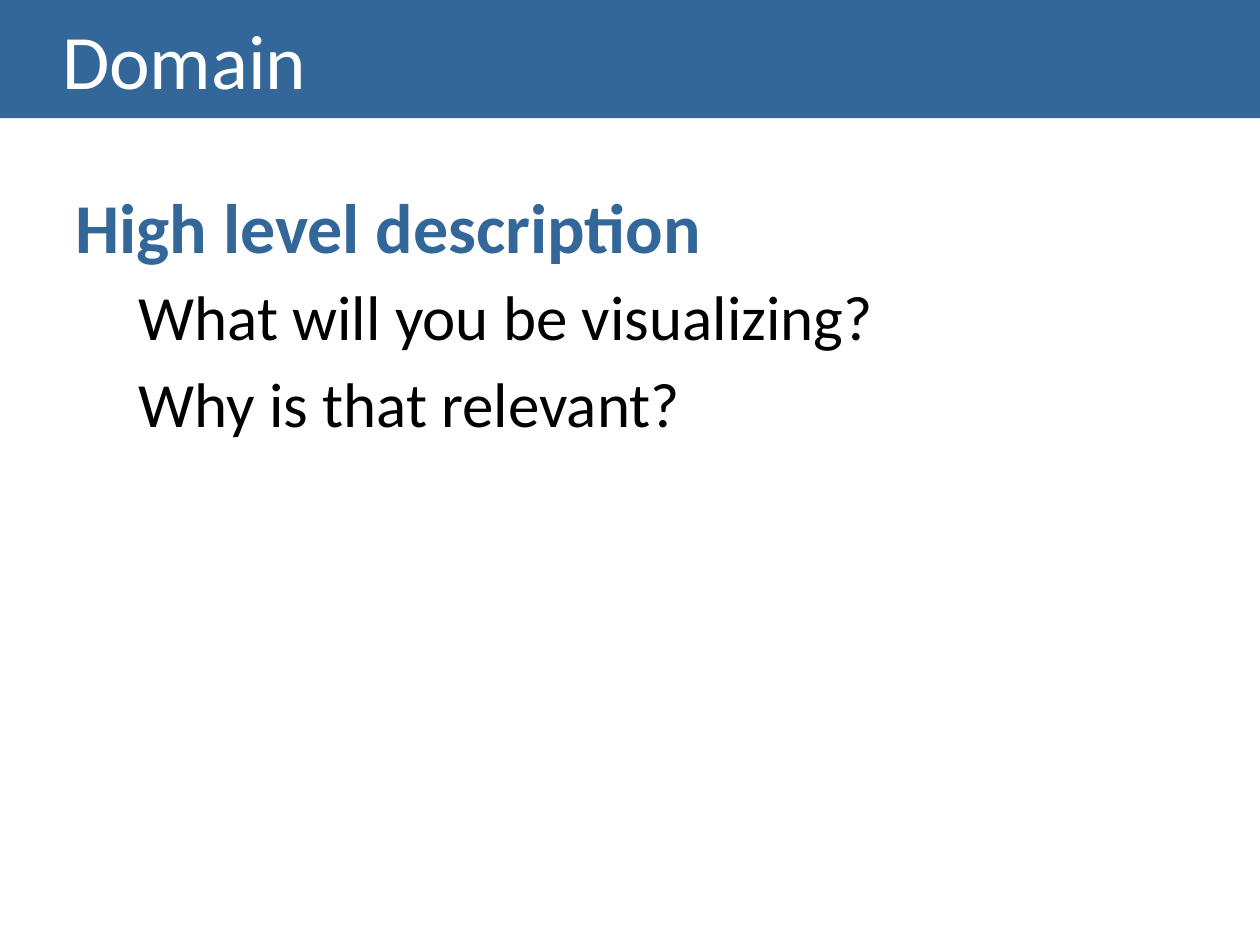
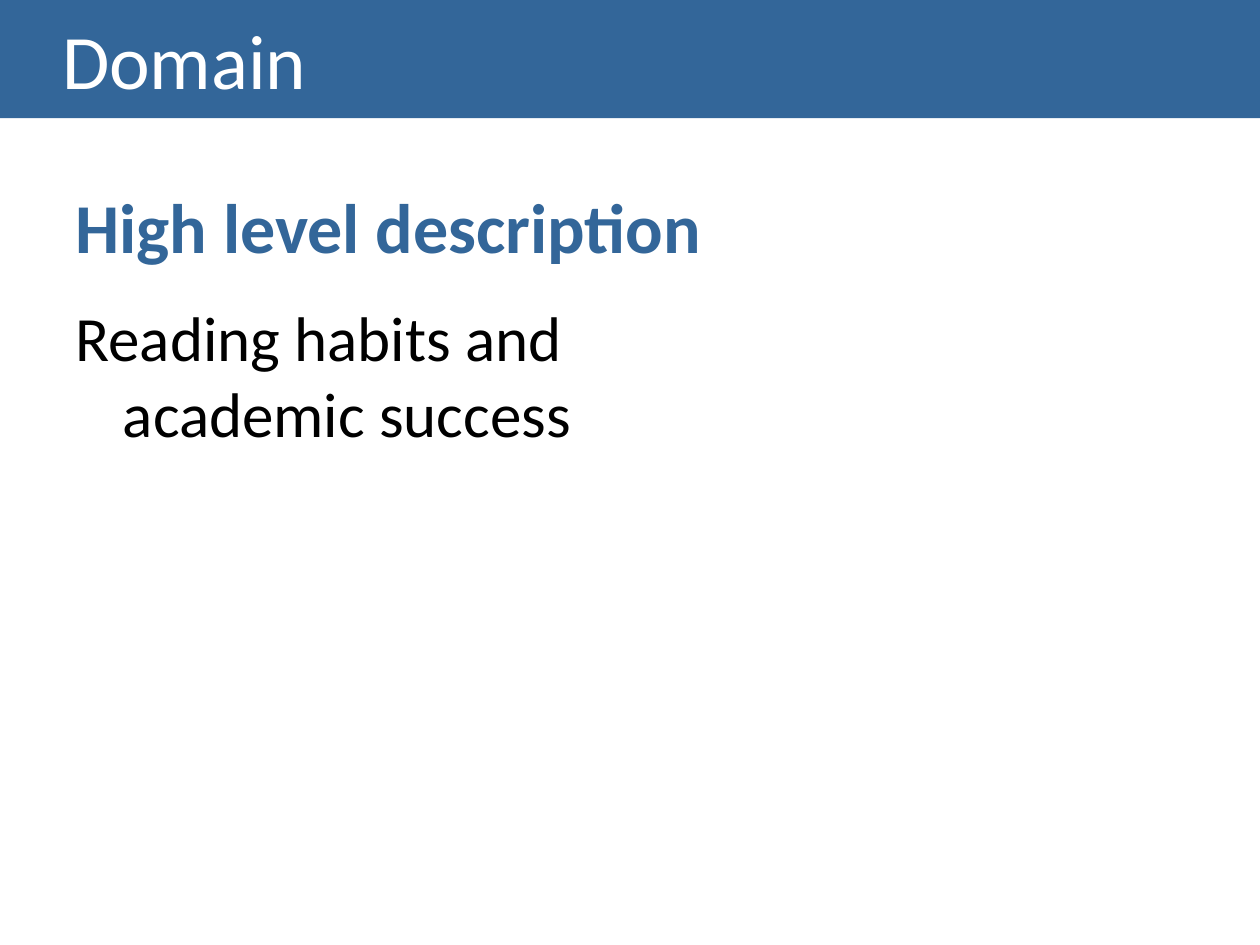
Before and after one commit to MargaridaMorais/information_visualization, a slide deck: slide 3 of First_Delivery/presentation/Lab02-PresentationTemplate.pptx. Drawn at 1260x945 pixels with LibreOffice and Linux fonts; fonts in the diff are those of the drawing; background and template pictures are left out. Boxes give left, top, right and bottom in pixels: in the first picture for what was removed or moved away, otherwise in the second. Text is boxed around its words. In the diff, an @@ line names an element or a change of style, - is before the commit and + after.

```diff
--- a/First_Delivery/presentation/Lab02-PresentationTemplate.pptx
+++ b/First_Delivery/presentation/Lab02-PresentationTemplate.pptx
@@ text at (x1=76, y1=317, x2=570, y2=438): text changed @@
-  What will you be visualizing?
-  Why is that relevant?
+Reading habits and academic success
```
Also in this commit, not shown: 1 other slide changed, 1 other file.
